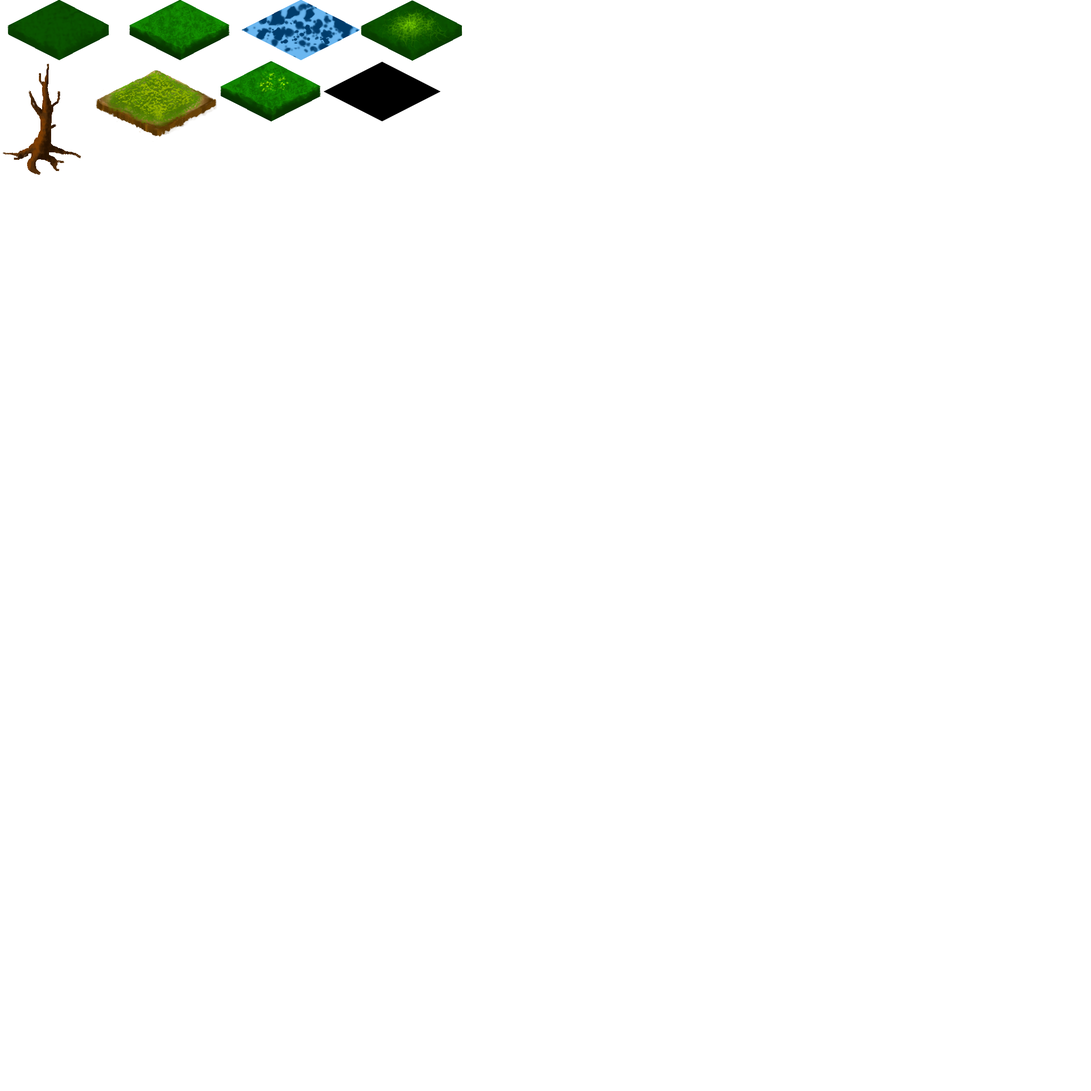
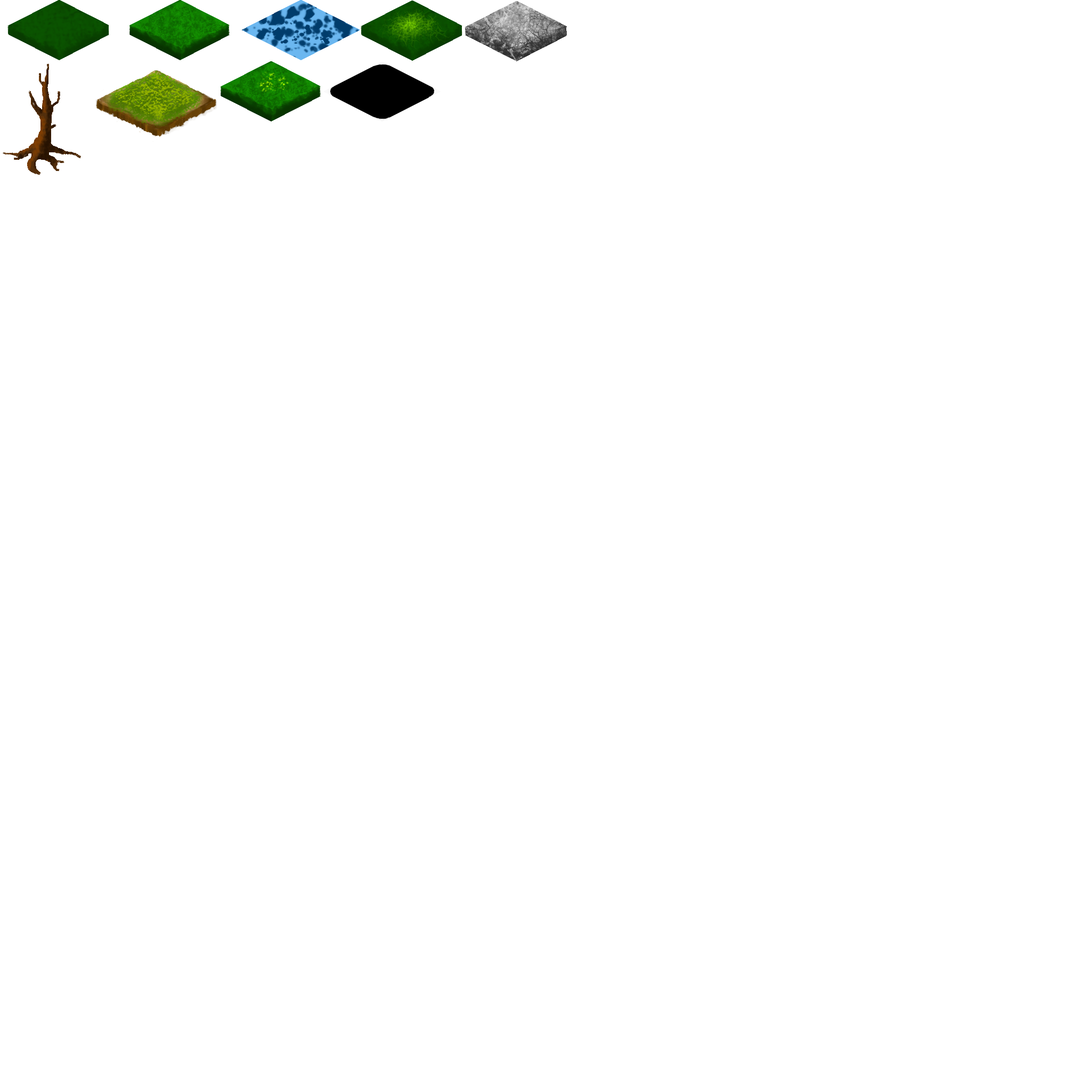
Before/after of a 1091x1091 layered artwork. What changed in the layer stack:
painted on "stones" over 323, 1, 568, 122
added layer "Обычный слой 3 (вставлено)" (2nd of 2) above "collider" over 428, 1, 568, 99
renamed "Обычный слой 3 (вставлено)" to "collider", painted on it over 323, 61, 441, 122
